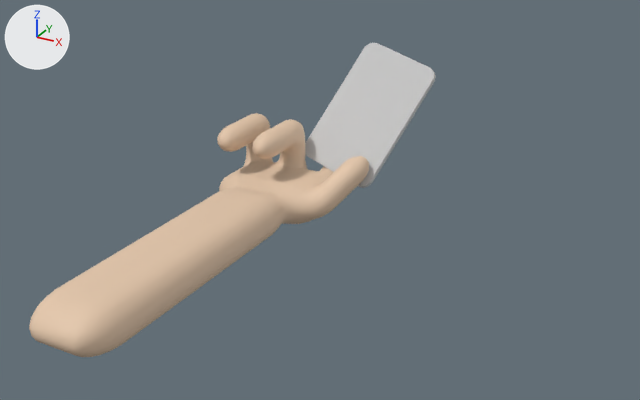
The Blender file public/assets/hand.blend: old version first, new version second.
Camera for both pictures: a camera (50 mm lens) standing at (3.15, -4.35, 2.55) and looking at (0.81, -0.1, 0.43). Lighting does not change. The marker at upper left points along +X, +Y and +Z.

In view in the first picture: 'Card', 'Hand'.
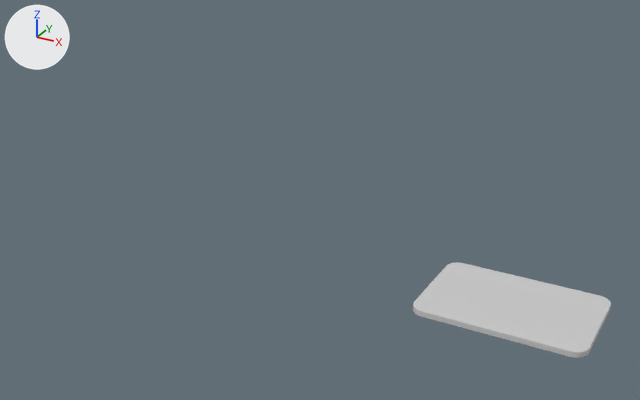
Location of each change, (x1, y1, x2, y2) in pixels of the pictures (640 x 400 px):
```json
{"object": "Hand", "change": "deleted", "before": [29, 113, 369, 357], "on screen": "beige"}
{"object": "Card", "change": "moved, turned", "before": [305, 43, 436, 188], "after": [413, 262, 611, 358]}
```

The change, as JSON lines over the scene's bpy script:
```json
{"op": "set", "path": "ob_card.rotation_euler", "old": "(-0.298, 0.896, 4.218)", "new": "(0.0, 0.0, 0.0)", "note": "degrees (-17, 51, 242) -> degrees (0, 0, 0)"}
{"op": "set", "path": "ob_card.location", "old": "(0.481, 1.218, 0.542)", "new": "(2.0, 0.0, 0.0)"}
{"op": "remove", "block": "ob_hand", "code": ["ob_hand = bpy.data.objects.new('Hand', me_mesh)", "ob_hand.location = (0.0, 0.0, 0.0)", "ob_hand.rotation_euler = (0.0, 0.0, 4.712)  # degrees (0, 0, 270)", "ob_hand.scale = (0.247, 0.123, 0.123)", "_m = ob_hand.modifiers.new('Decimate', 'DECIMATE')", "_m.ratio = 0.05"]}
```
